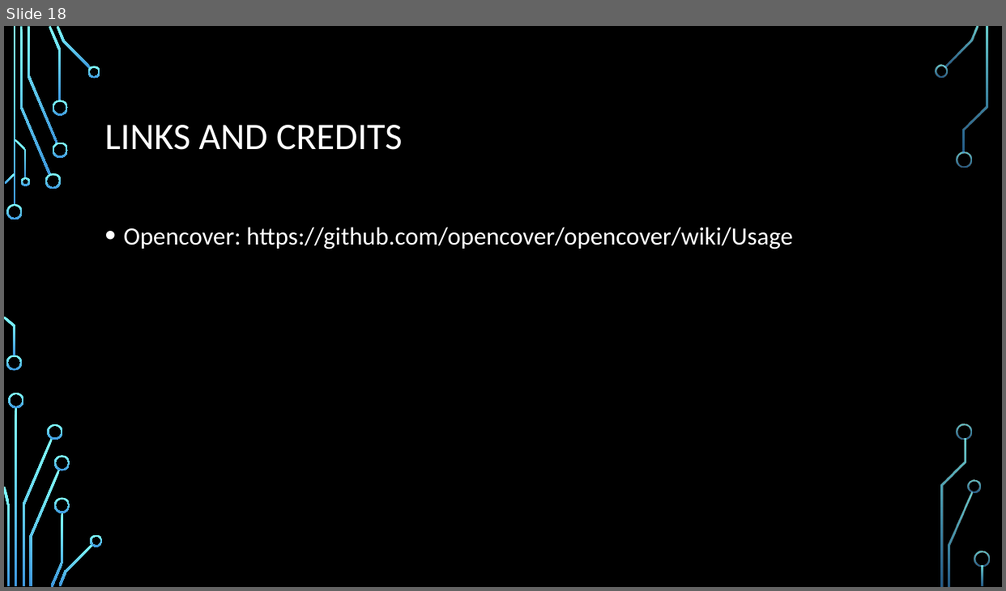
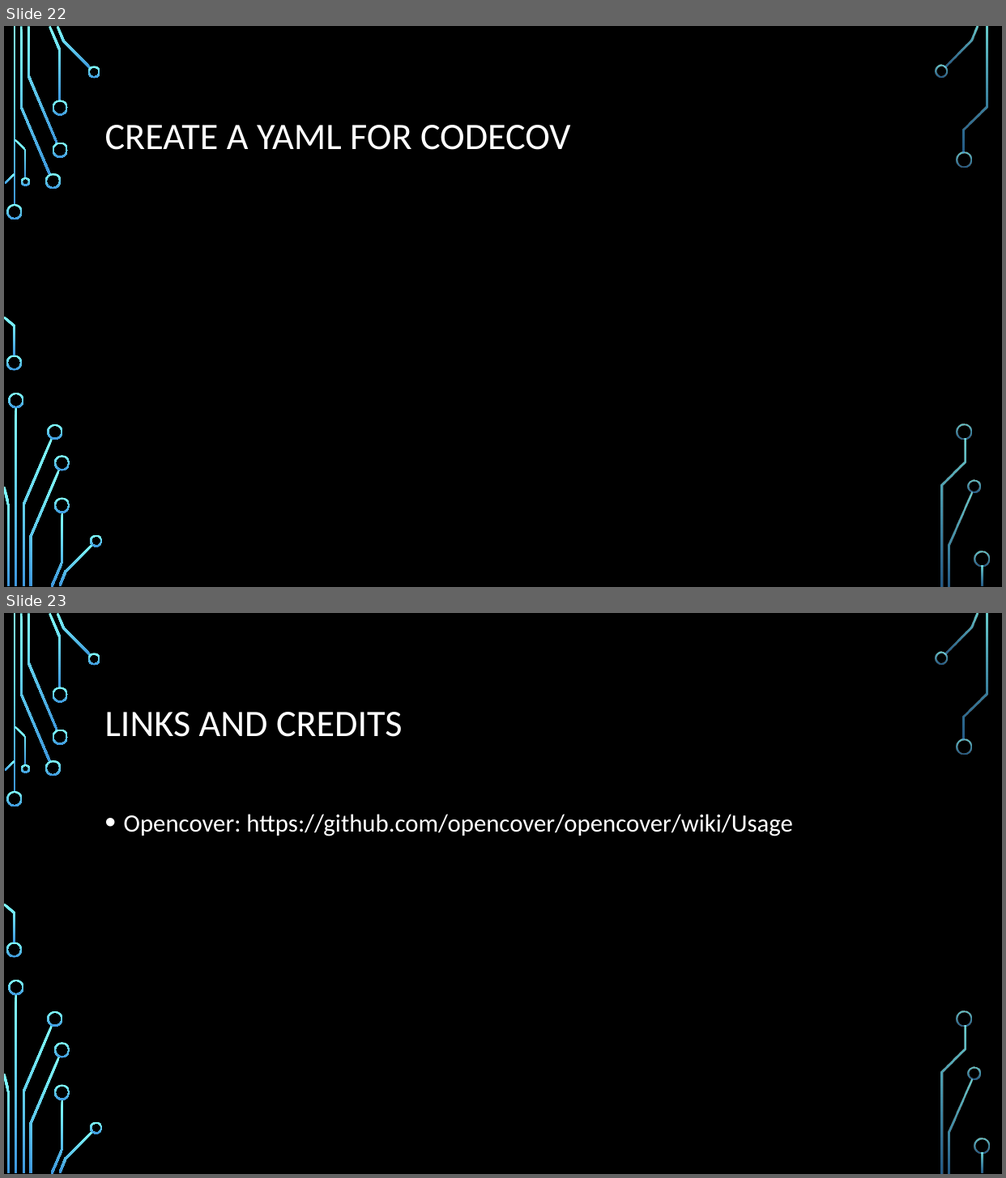
Before and after one commit to CedricAgoda/opensource-ci, a slide deck: Presentation/Full Open-Source CI.pptx. Shown one above the other, each under a label of ours: slide 18 before the commit, slides 22 and 23 after it. The pictures are 1006x591 and 1006x1178 pixels, drawn with LibreOffice and Linux fonts; fonts in the diff are those of the drawing; background and template pictures are left out. Boxes give left, top, right and bottom in pixels: in the first picture for what was removed or moved away, otherwise in the second. Text is boxed around its words. In the diff, an @@ line names an element or a change of style, - is before the commit and + after.

```diff
--- a/Presentation/Full Open-Source CI.pptx
+++ b/Presentation/Full Open-Source CI.pptx
@@ slide 22 added at (x1=4, y1=26, x2=1002, y2=587), background picture (left out); not listed: 36 template elements that a slide beside it also shows @@
@@ title added at (x1=105, y1=125, x2=571, y2=150), 36 pt, text #FFFFFF @@
+CREATE A YAML FOR CODECOV
@@ what was slide 18 is now slide 23 @@
```
Also in this commit, not shown: 1 slide changed, 4 other slides added, 3 other files.
